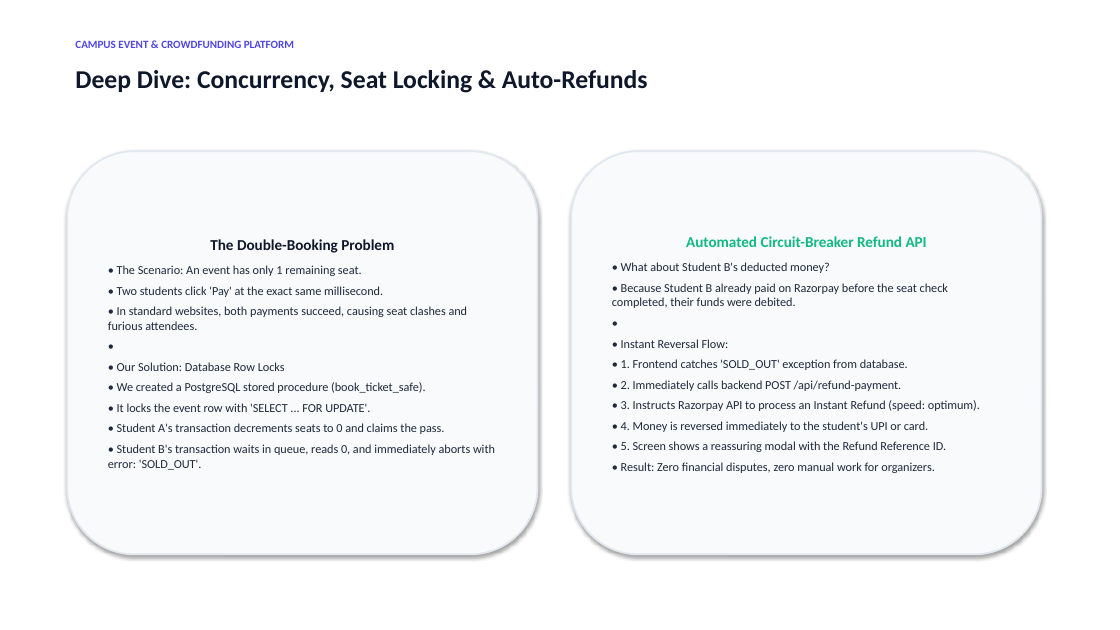
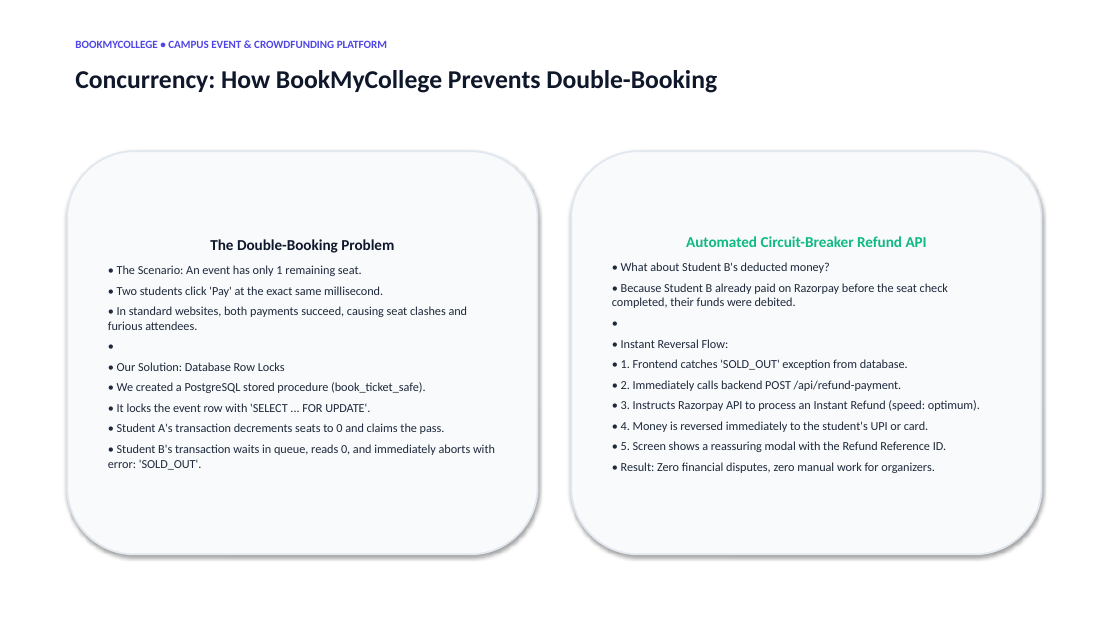
Before and after one commit to HarshitSingh-1/ITW, a slide deck: slide 5 of CAMPUS_EVENT_PLATFORM_PRESENTATION.pptx. Drawn at 1120x630 pixels with LibreOffice and Linux fonts; fonts in the diff are those of the drawing. Boxes give left, top, right and bottom in pixels: in the first picture for what was removed or moved away, otherwise in the second. Text is boxed around its words. In the diff, an @@ line names an element or a change of style, - is before the commit and + after.

Commit message:
branding: prominently integrate BookMyCollege across PowerPoint deck and viva guides

```diff
--- a/CAMPUS_EVENT_PLATFORM_PRESENTATION.pptx
+++ b/CAMPUS_EVENT_PLATFORM_PRESENTATION.pptx
@@ text at (75, 40, 387, 48): text changed @@
-CAMPUS EVENT & CROWDFUNDING PLATFORM
+BOOKMYCOLLEGE • CAMPUS EVENT & CROWDFUNDING PLATFORM
@@ text at (75, 70, 717, 93): text changed @@
-Deep Dive: Concurrency, Seat Locking & Auto-Refunds
+Concurrency: How BookMyCollege Prevents Double-Booking
```
Also in this commit, not shown: 11 other slides changed, 3 other files.
